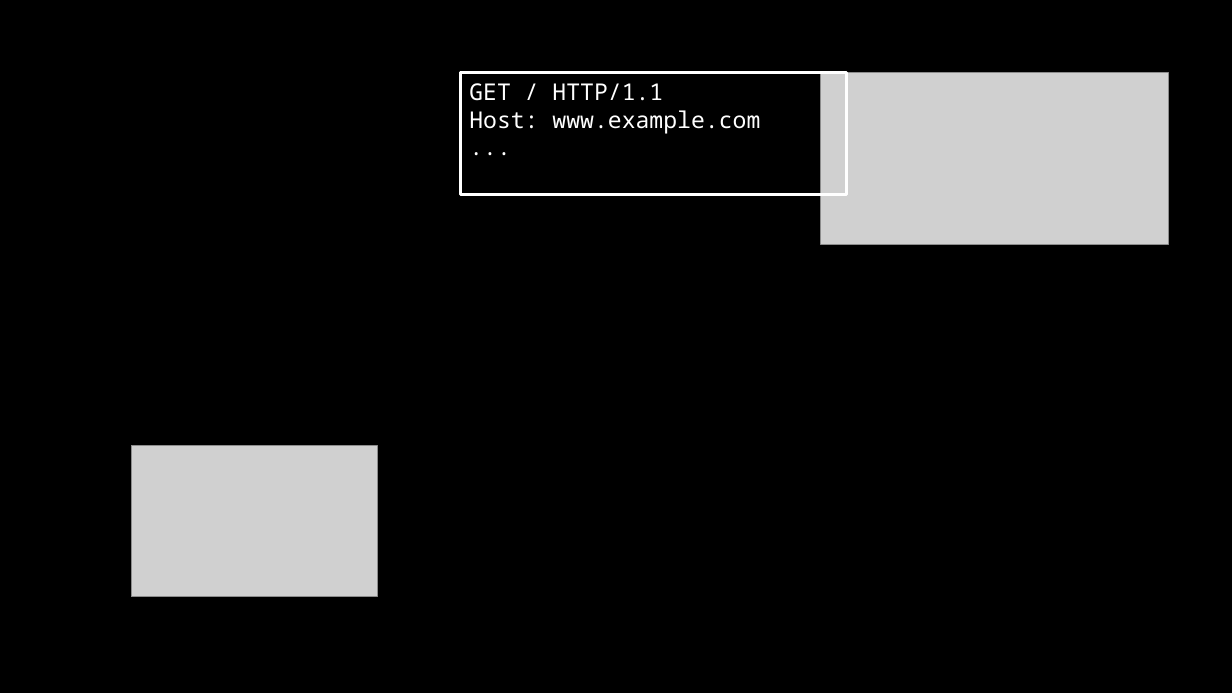
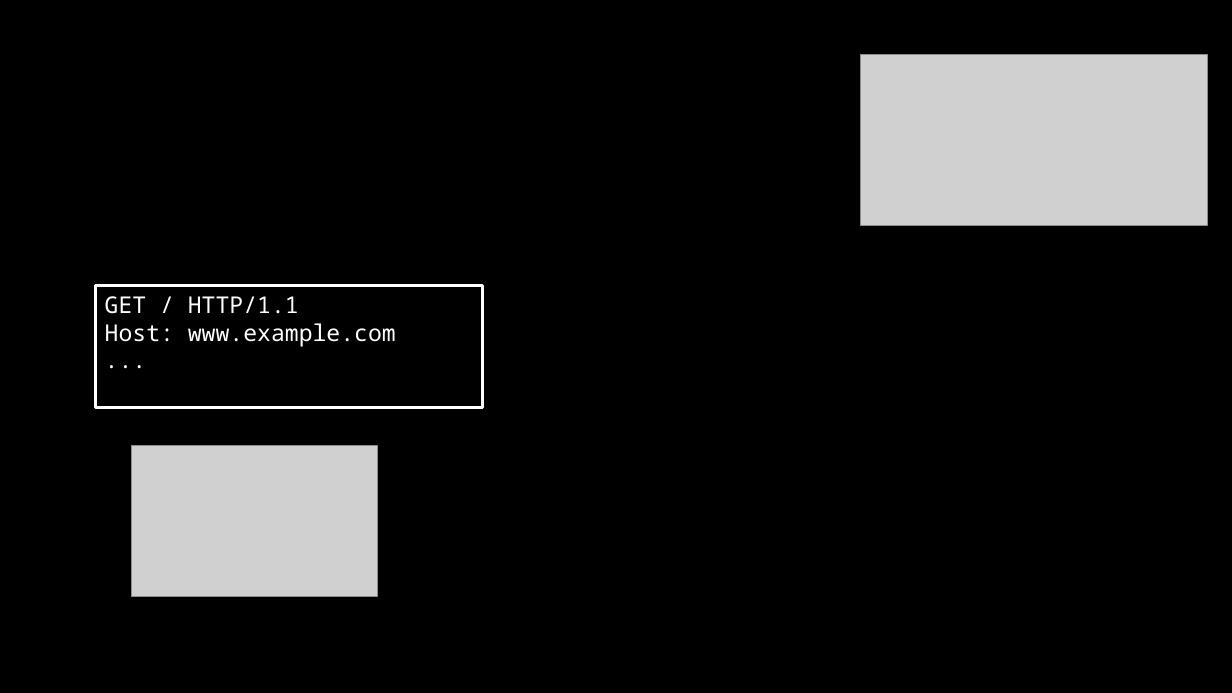
Before and after one commit to sartajd/js101-2022, a slide deck: slide 3 of lecture13/slides13.pptx. Drawn at 1232x693 pixels with LibreOffice and Linux fonts; fonts in the diff are those of the drawing; grey boxes stand for pictures. Boxes give left, top, right and bottom in pixels: in the first picture for what was removed or moved away, otherwise in the second. Text is boxed around its words. In the diff, an @@ line names an element or a change of style, - is before the commit and + after.

```diff
--- a/lecture13/slides13.pptx
+++ b/lecture13/slides13.pptx
@@ picture: place and size @@
-picture at bbox=[821, 73, 1168, 244]
+picture at bbox=[860, 54, 1208, 225]
@@ rectangle "GET / HTTP/1.1": place and size @@
-rectangle "GET / HTTP/1.1" at bbox=[460, 73, 847, 194]
+rectangle "GET / HTTP/1.1" at bbox=[96, 286, 482, 407]
```
Also in this commit, not shown: 2 other slides changed, 30 other files.
